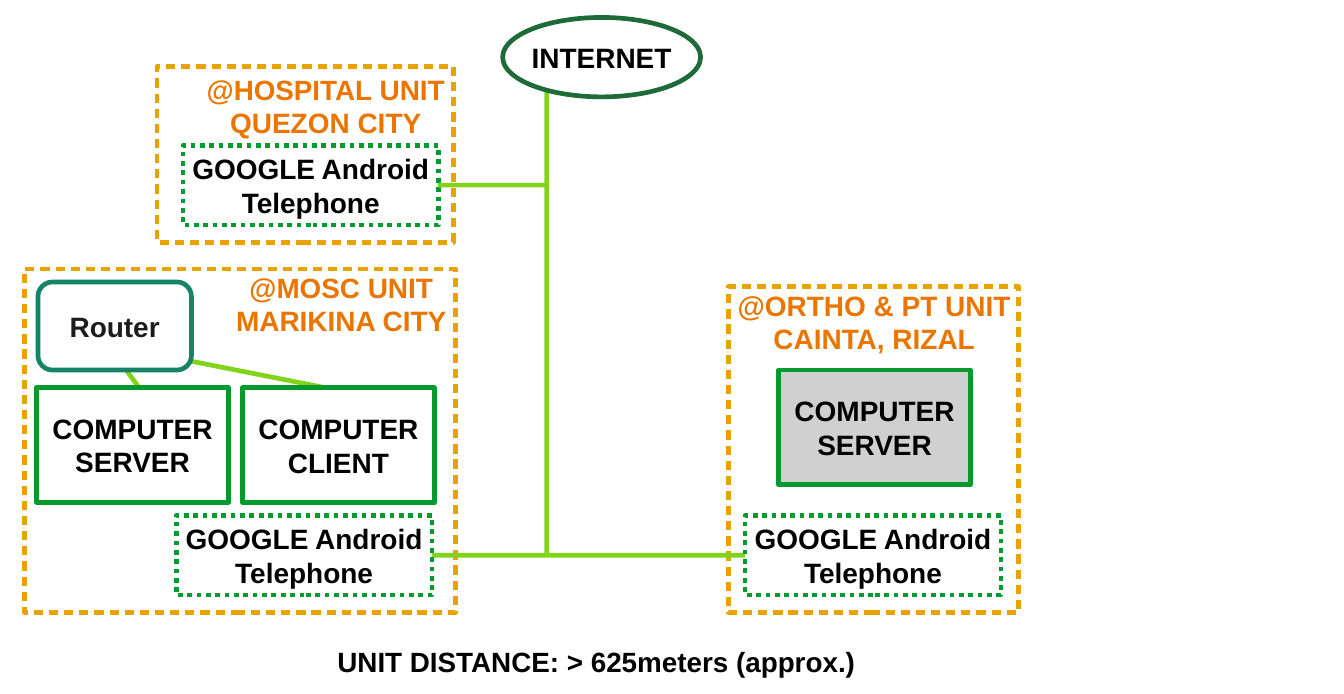
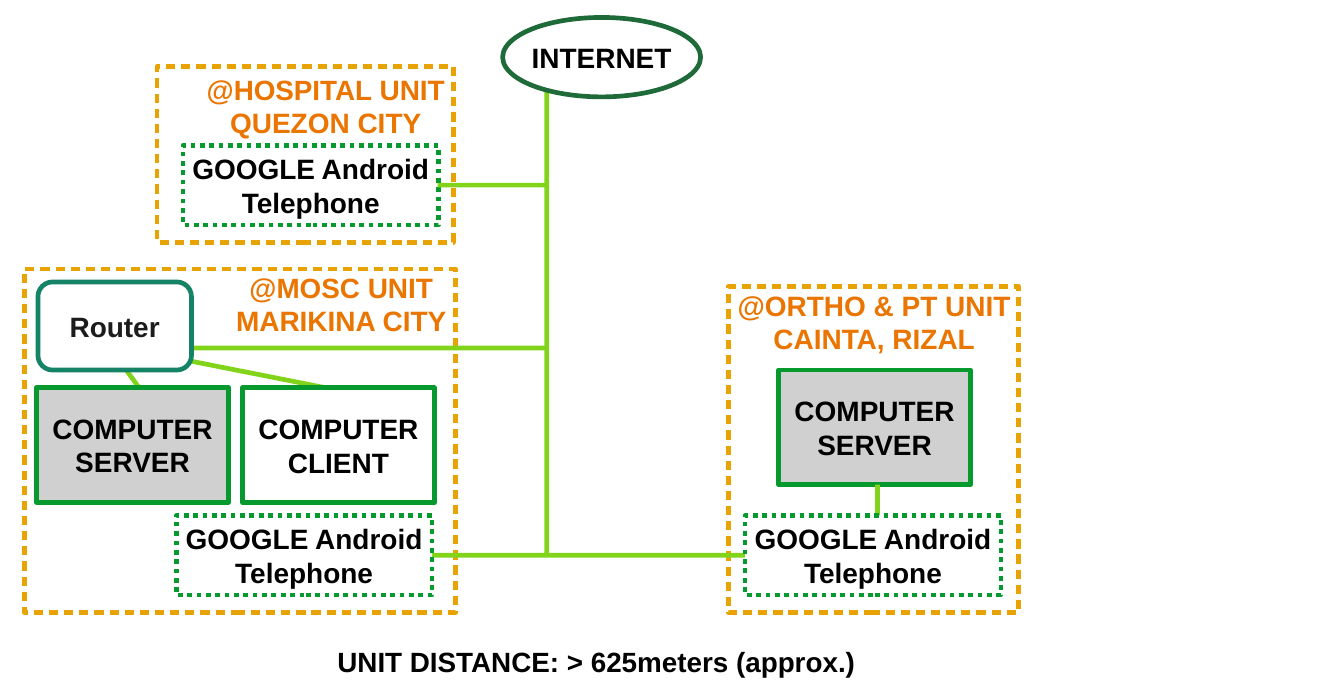
Before and after one commit to usbong/templates, a slide deck: slide 5 of Usbong/KMS/usbongMoscSLHCCSampleTechSchematics.odp. Drawn at 1344x694 pixels with LibreOffice and Linux fonts; fonts in the diff are those of the drawing; grey boxes stand for pictures. Boxes give left, top, right and bottom in pixels: in the first picture for what was removed or moved away, otherwise in the second. Text is boxed around its words. In the diff, an @@ line names an element or a change of style, - is before the commit and + after.

```diff
--- a/Usbong/KMS/usbongMoscSLHCCSampleTechSchematics.odp
+++ b/Usbong/KMS/usbongMoscSLHCCSampleTechSchematics.odp
@@ line added from (101, 348) to (547, 348), #81D41A 3 pt @@
@@ rectangle removed at [37,388,228,502] @@
-COMPUTER
-SERVER
@@ picture added at [37,388,228,502], 18 pt, text #000000, bold @@
+COMPUTER
+SERVER
@@ line added from (877, 485) to (877, 538), #81D41A 3 pt @@
```
